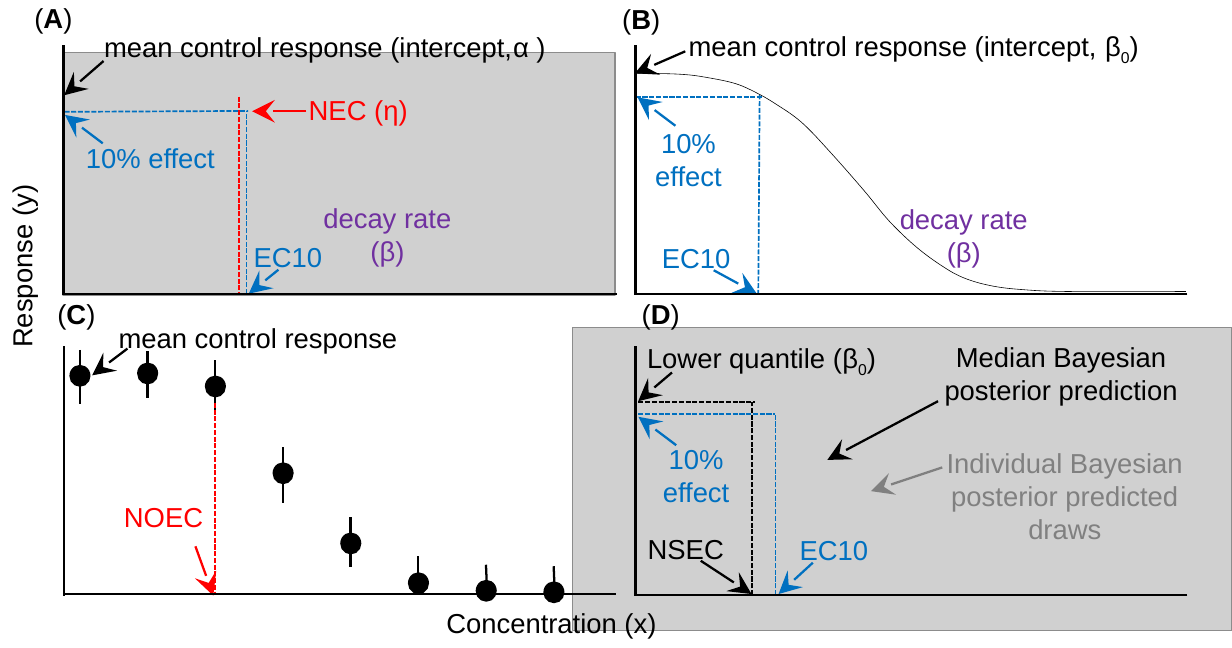
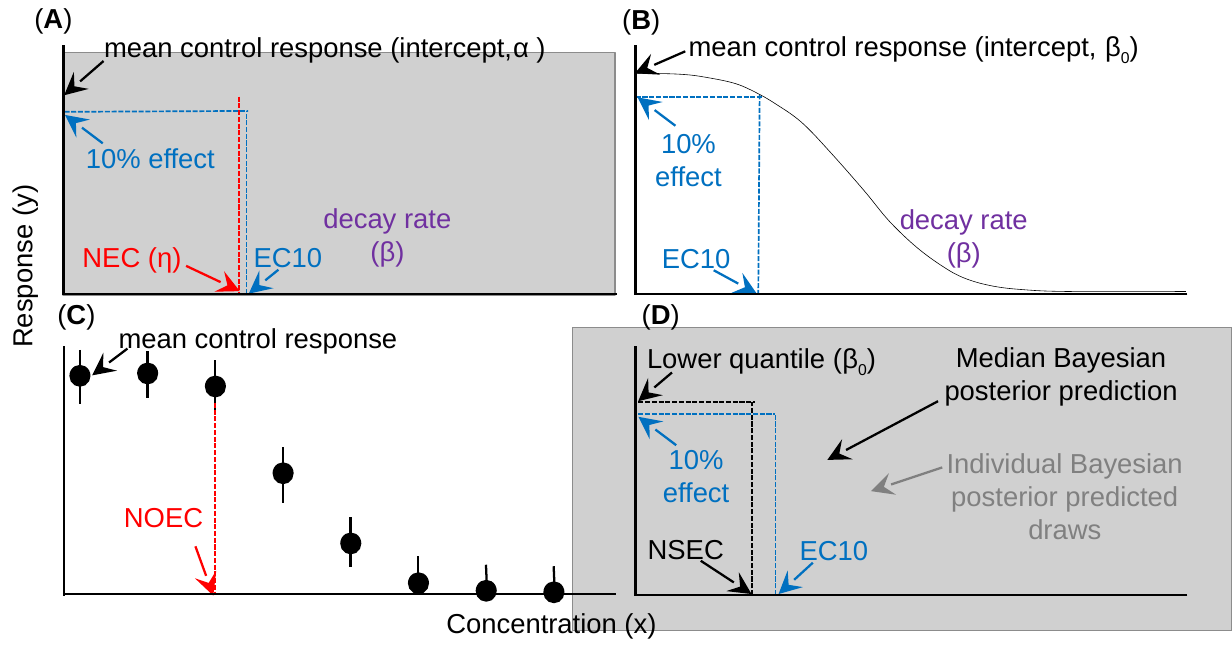
Before and after one commit to open-AIMS/NSEC_ETandC, a slide deck: slide 1 of Figure2.pptx. Drawn at 1232x648 pixels with LibreOffice and Linux fonts; fonts in the diff are those of the drawing; grey boxes stand for pictures. Boxes give left, top, right and bottom in pixels: in the first picture for what was removed or moved away, otherwise in the second. Text is boxed around its words. In the diff, an @@ line names an element or a change of style, - is before the commit and + after.

```diff
--- a/Figure2.pptx
+++ b/Figure2.pptx
@@ text "NEC (η)": place and size @@
-text "NEC (η)" at (309,100,408,126)
+text "NEC (η)" at (82,247,182,273)
@@ arrow moved from (306, 112) - (252, 112) to (186, 267) - (240, 292) @@
```
Also in this commit, not shown: 2 other files.
